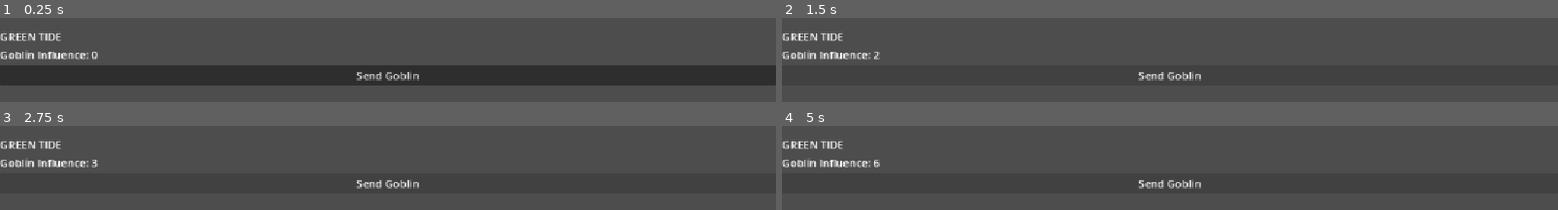
Above: before the commit, frames 1-4 (two rows, left to right).
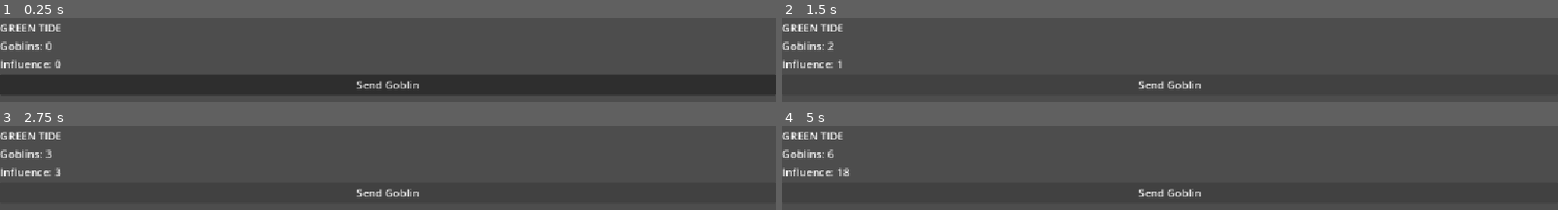
Above: after the commit, the same moments.

Repository: RCorpy/worlddomination
Game: Godot game, scene res://scenes/main/game.tscn
Same seed, same stepped clock (60 frames per second), same inputs: the game is played once before the commit and once after it.
Inputs:
- Up to frame 1 (0.25 s): no input
- Up to frame 2 (1.5 s): click "Send Goblin" at 0.5 s; click "Send Goblin" at 1.25 s
- Up to frame 3 (2.75 s): click "Send Goblin" at 2 s
- Up to frame 4 (5 s): tap Enter at 2.75, 4.25 s; tap Space at 3.5 s

The runs differ from the first frame. In frame 1, 23% of the frame differs, in the area x 0-100%, y 6-91%; in frame 2, 3.4%; in frame 3, 3.4%; in frame 4, 3.5%.

Commit message:
influencia funciona

Diff:
--- a/node_2d.tscn
+++ /dev/null
@@ -1,3 +0,0 @@
-[gd_scene format=3 uid="uid://c3ynm40iba5wh"]
-
-[node name="Node2D" type="Node2D" unique_id=607931067]
--- a/scenes/main/game.tscn
+++ b/scenes/main/game.tscn
@@ -3,6 +3,8 @@
 [ext_resource type="Script" uid="uid://b5wgdo5jngpt8" path="res://scripts/game.gd" id="1_e3dby"]
 [ext_resource type="PackedScene" uid="uid://24fqdsi6k1of" path="res://scenes/ui/ui.tscn" id="1_e64el"]
 [ext_resource type="Script" uid="uid://dhoi05g5r6gky" path="res://scripts/managers/resource_manager.gd" id="2_ma5rq"]
+[ext_resource type="Script" uid="uid://ovasohhnunwa" path="res://scripts/managers/production_calculator.gd" id="4_gsayk"]
+[ext_resource type="Script" uid="uid://b8yq0quvvvyrp" path="res://scripts/managers/run_manager.gd" id="5_gf1f2"]
 
 [node name="Game" type="Node" unique_id=1976192267]
 script = ExtResource("1_e3dby")
@@ -12,6 +14,16 @@
 [node name="UI" parent="." unique_id=1466191548 instance=ExtResource("1_e64el")]
 
 [node name="Managers" type="Node" parent="." unique_id=632650624]
+script = ExtResource("2_ma5rq")
 
 [node name="ResourceManager" type="Node" parent="Managers" unique_id=1820563709]
 script = ExtResource("2_ma5rq")
+
+[node name="ProductionCalculator" type="Node" parent="Managers" unique_id=452499872]
+script = ExtResource("4_gsayk")
+
+[node name="RunManager" type="Node" parent="Managers" unique_id=1687382850]
+script = ExtResource("5_gf1f2")
+
+[node name="Timer" type="Timer" parent="Managers/RunManager" unique_id=706786594]
+autostart = true
--- a/scenes/ui/ui.tscn
+++ b/scenes/ui/ui.tscn
@@ -27,9 +27,13 @@
 layout_mode = 2
 text = "GREEN TIDE"
 
+[node name="GoblinsLabel" type="Label" parent="MarginContainer/VBoxContainer" unique_id=1933237268]
+layout_mode = 2
+text = "Goblins: 0"
+
 [node name="InfluenceLabel" type="Label" parent="MarginContainer/VBoxContainer" unique_id=2115940235]
 layout_mode = 2
-text = "Goblin Influence: 0"
+text = "Influence: 0"
 
 [node name="SendGoblinButton" type="Button" parent="MarginContainer/VBoxContainer" unique_id=613643490]
 layout_mode = 2
--- a/scripts/game.gd
+++ b/scripts/game.gd
@@ -2,10 +2,13 @@
 
 @onready var ui: Control = $UI
 @onready var resource_manager = $Managers/ResourceManager
+@onready var production_calculator = $Managers/ProductionCalculator
+@onready var run_manager = $Managers/RunManager
 
 
 func _ready() -> void:
 	ui.send_goblin_pressed.connect(_on_send_goblin_pressed)
+	run_manager.second_passed.connect(_on_second_passed)
 
 	#Actualizar UI cada vez que cambian los goblins
 	resource_manager.goblins_changed.connect(ui.set_goblins)
@@ -14,5 +17,15 @@
 	ui.set_goblins(resource_manager.get_goblins())
 
 
+func _on_second_passed() -> void:
+	resource_manager.add_influence(
+		production_calculator.influence_per_second
+	)
+	ui.set_influence(resource_manager._influence)
+
 func _on_send_goblin_pressed() -> void:
-	resource_manager.add_goblins(1)
+	resource_manager.add_goblins(production_calculator.goblins_per_click)
+	update_production()
+
+func update_production()->void:
+	production_calculator.recalculate_influence_per_second(resource_manager.get_goblins())
--- /dev/null
+++ b/scripts/managers/production_calculator.gd
@@ -0,0 +1,9 @@
+extends Node
+
+var goblins_per_click: int = 1
+var influence_per_goblin: int = 1
+var influence_per_second: int = 0
+var goblins_per_second: int = 0
+
+func recalculate_influence_per_second(goblins: int) -> void:
+	influence_per_second =  goblins * influence_per_goblin
--- a/scripts/managers/resource_manager.gd
+++ b/scripts/managers/resource_manager.gd
@@ -1,8 +1,10 @@
 extends Node
 
 signal goblins_changed(new_amount: int)
+signal influence_changed(new_amount: int)
 
 var _goblins: int = 0
+var _influence: int = 0
 
 
 func get_goblins() -> int:
@@ -12,3 +14,21 @@
 func add_goblins(amount: int) -> void:
 	_goblins += amount
 	goblins_changed.emit(_goblins)
+
+
+func get_influence() -> int:
+	return _influence
+
+
+func add_influence(extra_influence) -> void:
+	_influence += extra_influence
+	influence_changed.emit(_influence)
+
+
+func spend_influence(amount: int) -> bool:
+	if _influence < amount:
+		return false
+
+	_influence -= amount
+	influence_changed.emit(_influence)
+	return true
--- /dev/null
+++ b/scripts/managers/run_manager.gd
@@ -0,0 +1,12 @@
+extends Node
+
+@onready var timer: Timer = $Timer
+
+signal second_passed
+
+func _ready() -> void:
+	timer.timeout.connect(_on_timer_timeout)
+
+
+func _on_timer_timeout() -> void:
+	second_passed.emit()
--- a/scripts/ui/ui.gd
+++ b/scripts/ui/ui.gd
@@ -1,15 +1,19 @@
 extends Control
 
+@onready var goblins_label: Label = $MarginContainer/VBoxContainer/GoblinsLabel
 @onready var influence_label: Label = $MarginContainer/VBoxContainer/InfluenceLabel
 @onready var send_button: Button = $MarginContainer/VBoxContainer/SendGoblinButton
 
 signal send_goblin_pressed
 
-func set_goblins(amount: int) -> void:
-	influence_label.text = "Goblin Influence: %d" % amount
-
 func _ready() -> void:
 	send_button.pressed.connect(_on_send_button_pressed)
 
+func set_goblins(amount: int) -> void:
+	goblins_label.text = "Goblins: %d" % amount
+
+func set_influence(amount: int) -> void:
+	influence_label.text = "Influence: %d" % amount
+
 func _on_send_button_pressed() -> void:
 	send_goblin_pressed.emit()
Not shown, added: documentation/game_design.md.uid
Not shown, added: scripts/managers/production_calculator.gd.uid
Not shown, added: scripts/managers/run_manager.gd.uid
Not shown, added: documentation/game_design.md
